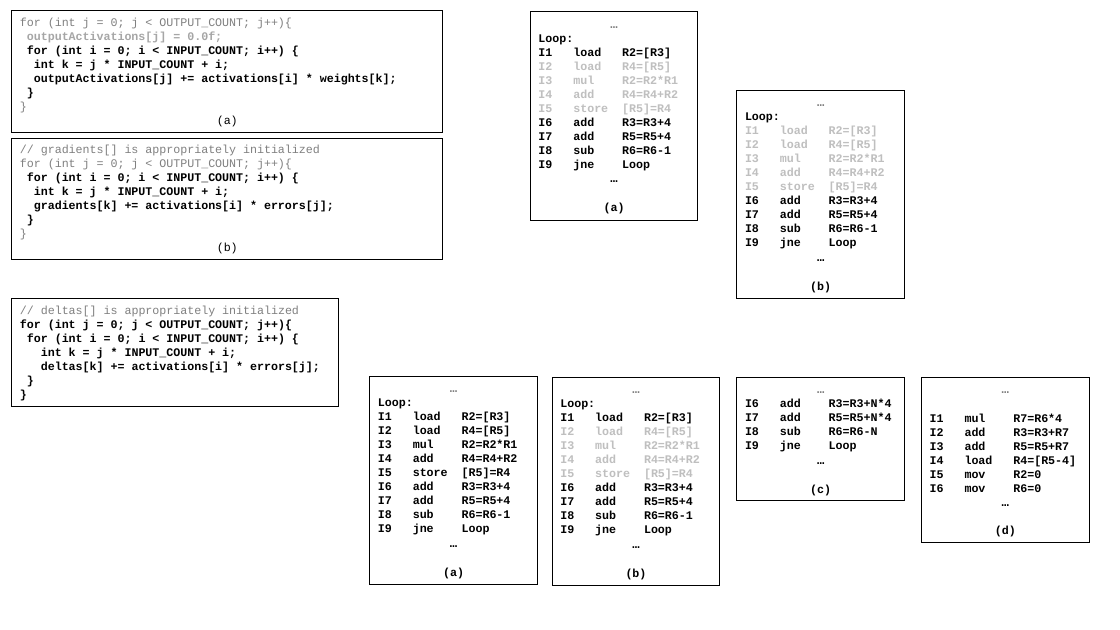
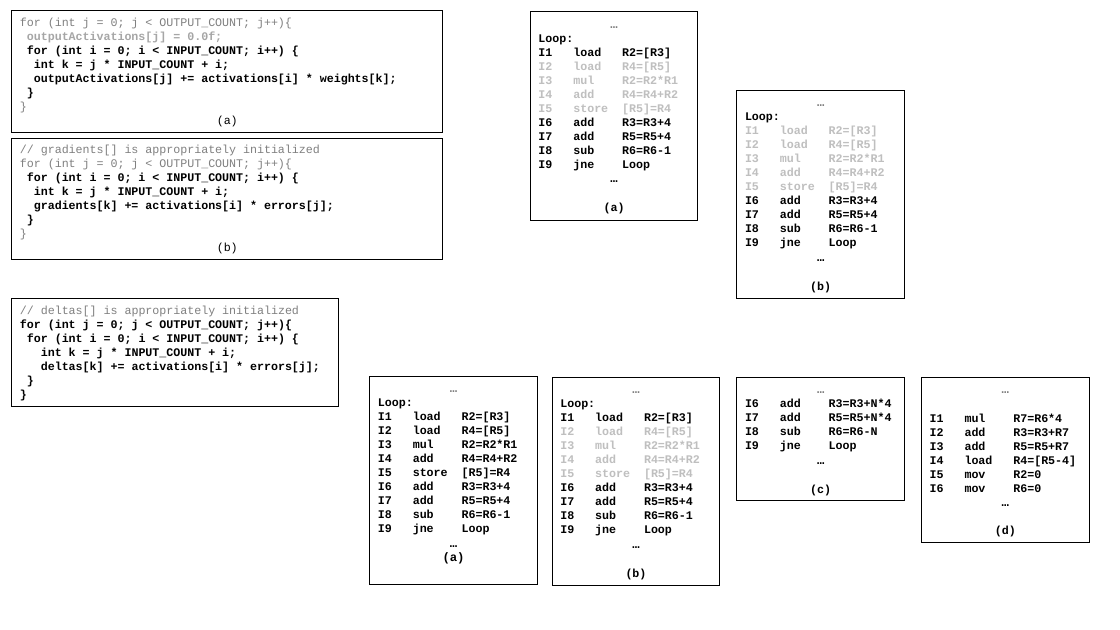
Before and after one commit to hoangt/sc-dnn, a slide deck: slide 10 of isca2016/Figures/Figures.pptx. Drawn at 1120x630 pixels with LibreOffice and Linux fonts; fonts in the diff are those of the drawing. Boxes give left, top, right and bottom in pixels: in the first picture for what was removed or moved away, otherwise in the second. Text is boxed around its words. In the diff, an @@ line names an element or a change of style, - is before the commit and + after.

```diff
--- a/isca2016/Figures/Figures.pptx
+++ b/isca2016/Figures/Figures.pptx
@@ text in rectangle at <box>443,553,465,564</box>: size 10 to 10.5 pt in "(a)" @@
```
Also in this commit, not shown: 1 other slide changed, 3 slides added, 10 other files.
